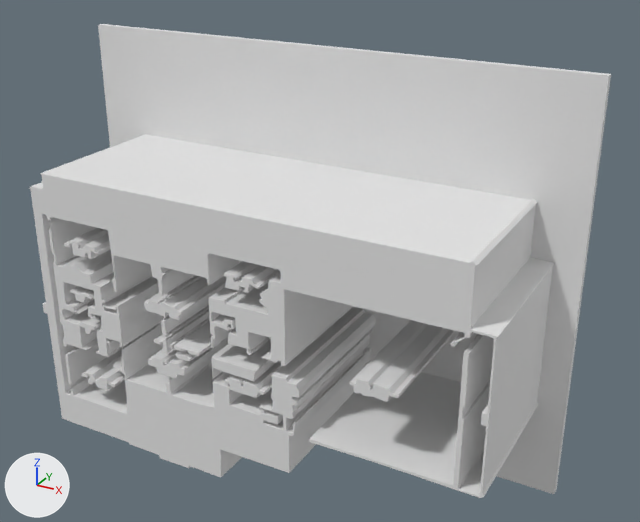
A saved change to the glTF model version one/out_3d/86_24.glb.
Both versions are drawn from a 50 mm camera at (12.91, -14.23, 10.79) aimed at (5.7, -1.12, 4.23). The axes (+X, +Y, +Z) are drawn at lower left. The lights are the same throughout. Where no turn or scale is listed for an object, it has been applied to the vertices. Vertices at the same position are counted once.

The scene before the commit, as lines of its bpy script (objects in view):
```python
me_geometry_0 = bpy.data.meshes.new('geometry_0')
me_geometry_0.from_pydata(...)  # 1076 vertices, 2076 faces; spans x 0.0..10.23, y -3.15..0.0, z 0.0..7.92
ob_geometry_0 = bpy.data.objects.new('geometry_0', me_geometry_0)
ob_geometry_0.location = (0.0, 0.0, 0.0)
```
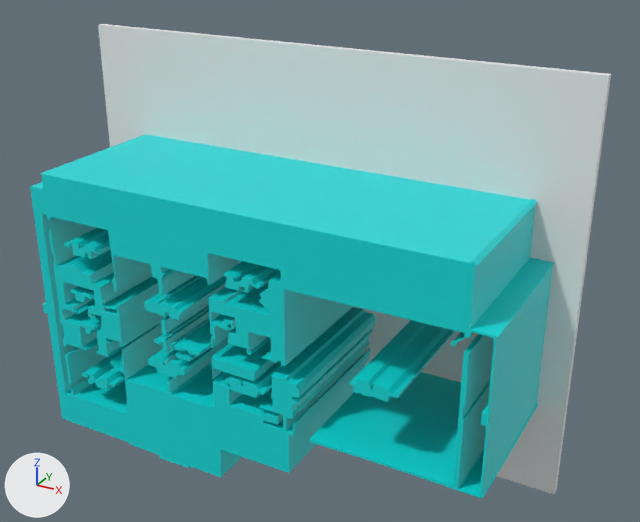
What differs and where, as boxes [x1, y1, x2, y2] in the pictures (640 x 522 px; the box of a moved part takes in the faces that stretch with it):
part 1 of me_geometry_0, moved or reshaped: before [158, 365, 184, 378]; after [156, 367, 184, 378]
part 2 of me_geometry_0, moved or reshaped: before [112, 359, 122, 368]; after [110, 353, 122, 369]
part 3 of me_geometry_0, recoloured (grey to cyan): [32, 40, 583, 498] in both

What changed in the scene script:
```text
Add mat_defaultmaterial:
    mat_defaultmaterial = bpy.data.materials.new('DefaultMaterial')
    mat_defaultmaterial.use_nodes = True; mat_defaultmaterial.node_tree.nodes.clear()
    _N = mat_defaultmaterial.node_tree.nodes; _L = mat_defaultmaterial.node_tree.links
    n0 = _N.new('ShaderNodeOutputMaterial'); n0.name = 'Material Output'
    n1 = _N.new('ShaderNodeBsdfPrincipled'); n1.name = 'Principled BSDF'
    n2 = _N.new('ShaderNodeVertexColor'); n2.name = 'Color Attribute'
    _L.new(n1.outputs[0], n0.inputs[0])  # 'BSDF' to 'Surface'
    _L.new(n2.outputs[0], n1.inputs[0])  # 'Color' to 'Base Color'
Change me_geometry_0:
    used by ob_geometry_0; location = (0.0, 0.0, 0.0)
    remove me_geometry_0.from_pydata(...)  # 1076 vertices, 2076 faces; spans x 0.0..10.23, y -3.15..0.0, z 0.0..7.92
    add me_geometry_0.from_pydata(...)  # 1072 vertices, 2068 faces; spans x 0.0..10.23, y -3.15..0.0, z 0.0..7.92
    me_geometry_0 part 1: 8 vertices removed from x 3.77..3.86, y -3.15..-0.15, z 2.25..2.37; 4 vertices added at x 3.8..3.84, y -3.15..-0.15, z 2.26..2.36
    me_geometry_0 part 2: 2 vertices moved from x 2.27..2.35, y -3.15..-0.15, z 2.05..2.11 to x 2.21..2.36, y -3.15..-0.15, z 2.05..2.18; 2 vertices removed from x 2.27..2.35, y -3.15..-0.15, z 2.05..2.11; 2 vertices added at x 2.21..2.36, y -3.15..-0.15, z 2.05..2.18
    me_geometry_0 part 3: 1426 faces spanning x 0.0..10.23, y -3.15..0.0, z 0.0..7.92 switch from no material to mat_defaultmaterial
```
